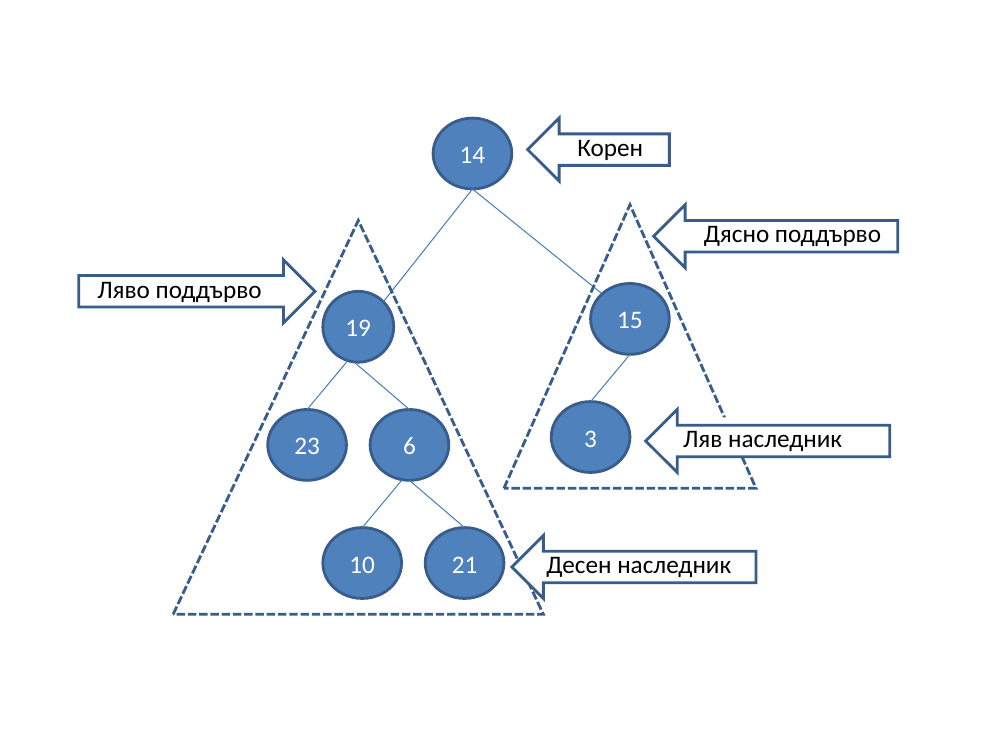
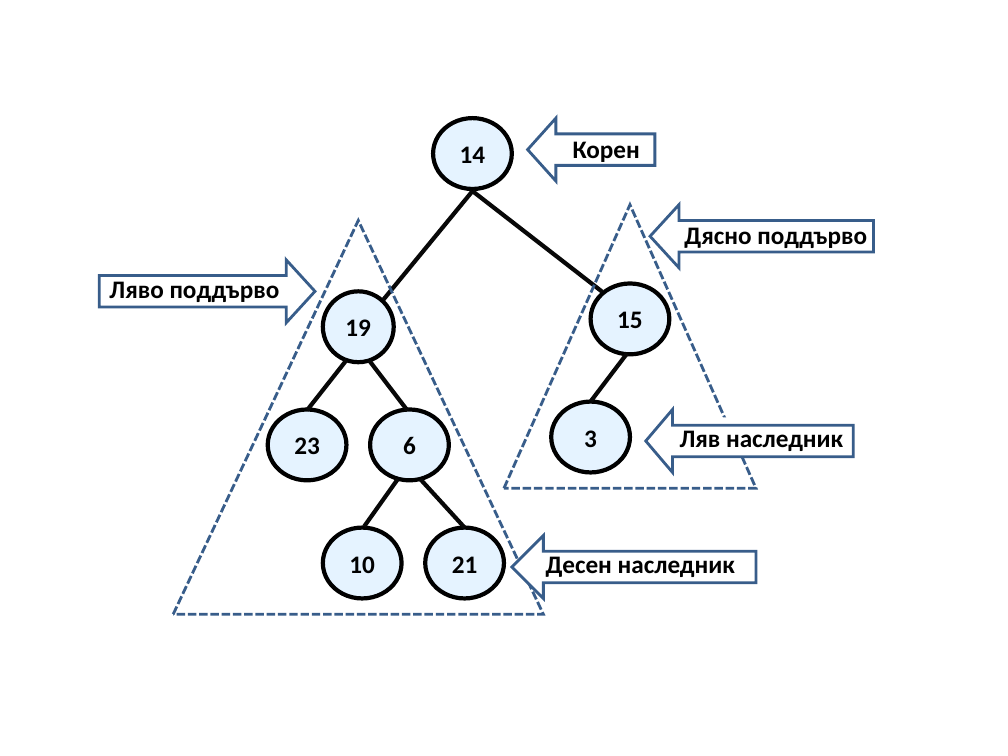
Before and after one commit to nakov/introjavabook, a slide deck: slide 3 of resources/images/Chapter-14.2-Data-Structures-Trees-Hashes/Graphs and Threes.ppt. Drawn at 1008x756 pixels with LibreOffice and Linux fonts; fonts in the diff are those of the drawing. Boxes give left, top, right and bottom in pixels: in the first picture for what was removed or moved away, otherwise in the second. Text is boxed around its words. In the diff, an @@ line names an element or a change of style, - is before the commit and + after.

```diff
--- a/resources/images/Chapter-14.2-Data-Structures-Trees-Hashes/Graphs and Threes.ppt
+++ b/resources/images/Chapter-14.2-Data-Structures-Trees-Hashes/Graphs and Threes.ppt
@@ right arrow: place and size @@
-right arrow at (527,118,669,180)
+right arrow at (527,118,654,180)
@@ line moved from (383, 301) - (473, 188) to (383, 299) - (473, 192) @@
@@ line (383, 299) - (473, 192): stroke #4A7EBB 0.74 pt to #080808 3 pt @@
@@ line (473, 192) - (602, 291): stroke #4A7EBB 0.74 pt to #080808 3 pt @@
@@ right arrow: place and size @@
-right arrow at (653,205,897,268)
+right arrow at (650,205,874,268)
@@ bold on in 5 elements at (546,556,735,577), (680,430,843,451), (573,141,640,162), (109,281,280,302), (684,227,867,248) @@
@@ text "Дясно поддърво": place and size @@
-text "Дясно поддърво" at (704,225,881,246)
+text "Дясно поддърво" at (684,227,867,248)
@@ right arrow: place and size @@
-right arrow at (79,260,314,324)
+right arrow at (99,260,314,324)
@@ text "Ляво поддърво": place and size @@
-text "Ляво поддърво" at (97,281,262,302)
+text "Ляво поддърво" at (109,281,280,302)
@@ line moved from (591, 401) - (630, 355) to (591, 401) - (627, 354) @@
@@ line (591, 401) - (627, 354): stroke #4A7EBB 0.74 pt to #080808 3 pt @@
@@ line (307, 410) - (347, 360): stroke #4A7EBB 0.74 pt to #080808 3 pt @@
@@ line moved from (354, 362) - (409, 409) to (369, 361) - (407, 410) @@
@@ line (369, 361) - (407, 410): stroke #4A7EBB 0.74 pt to #080808 3 pt @@
@@ proportions changed in 4 elements at (527,118,654,180), (99,260,314,324), (650,205,874,268), (646,409,854,472) @@
@@ right arrow: place and size @@
-right arrow at (646,409,890,472)
+right arrow at (646,409,854,472)
@@ line moved from (362, 527) - (401, 481) to (364, 526) - (398, 479) @@
@@ line (364, 526) - (398, 479): stroke #4A7EBB 0.74 pt to #080808 3 pt @@
@@ line moved from (409, 481) - (465, 527) to (420, 479) - (465, 527) @@
@@ line (420, 479) - (465, 527): stroke #4A7EBB 0.74 pt to #080808 3 pt @@
@@ text colour #FFFFFF to #000000, bold on; fill #4F81BD to #E5F3FF; outline #385D8A 2.01 pt to #000000 3 pt in 8 elements at (323,291,393,362), (591,283,669,354), (551,401,630,472), (268,409,347,480), (370,409,449,480), (433,118,512,188), (323,527,401,598), (425,527,504,598) @@
```
Also in this commit, not shown: 11 other slides changed, 1 slide added, 16 other files.
